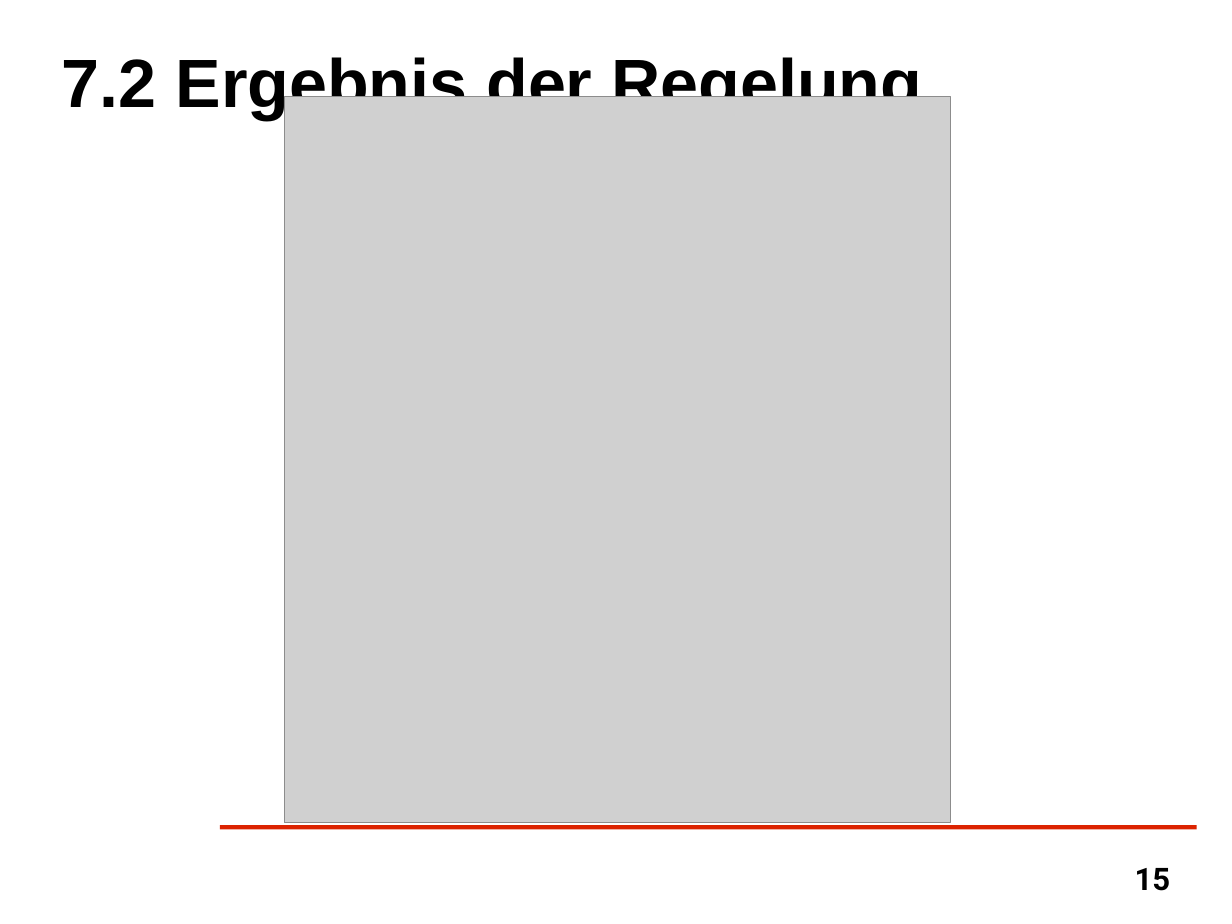
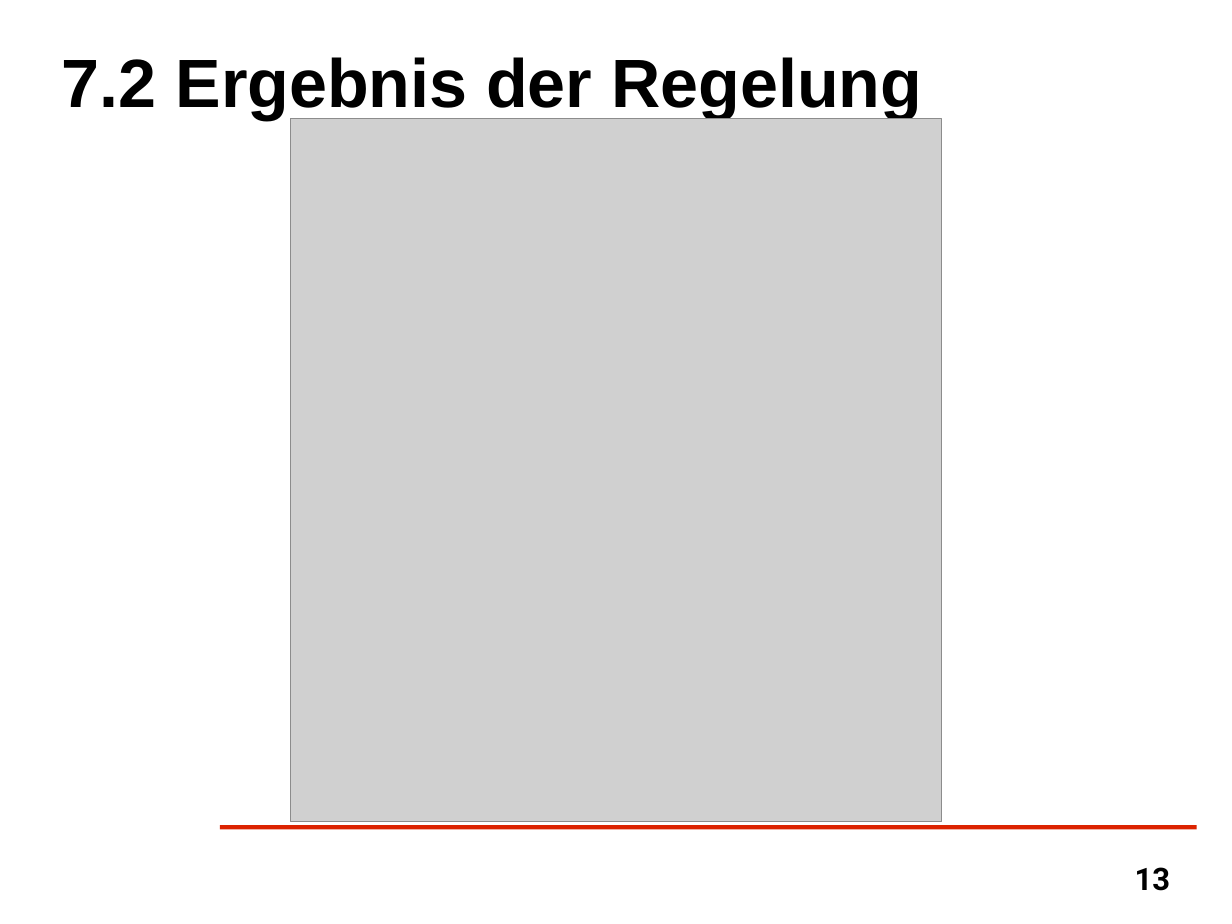
Before and after one commit to kizzm/syt_ss13, a slide deck: slide 13 of Vortrag.odp (slide 15 before the commit). Drawn at 1232x924 pixels with LibreOffice and Linux fonts; fonts in the diff are those of the drawing; grey boxes stand for pictures; background and template pictures are left out. Boxes give left, top, right and bottom in pixels: in the first picture for what was removed or moved away, otherwise in the second. Text is boxed around its words. In the diff, an @@ line names an element or a change of style, - is before the commit and + after.

```diff
--- a/Vortrag.odp
+++ b/Vortrag.odp
@@ picture resized from (x1=284, y1=97, x2=950, y2=824) to (x1=291, y1=119, x2=942, y2=822) @@
@@ page number at (x1=1135, y1=867, x2=1171, y2=891): text changed @@
-15
+13
```
Also in this commit, not shown: 2 other slides changed, 6 other files.
